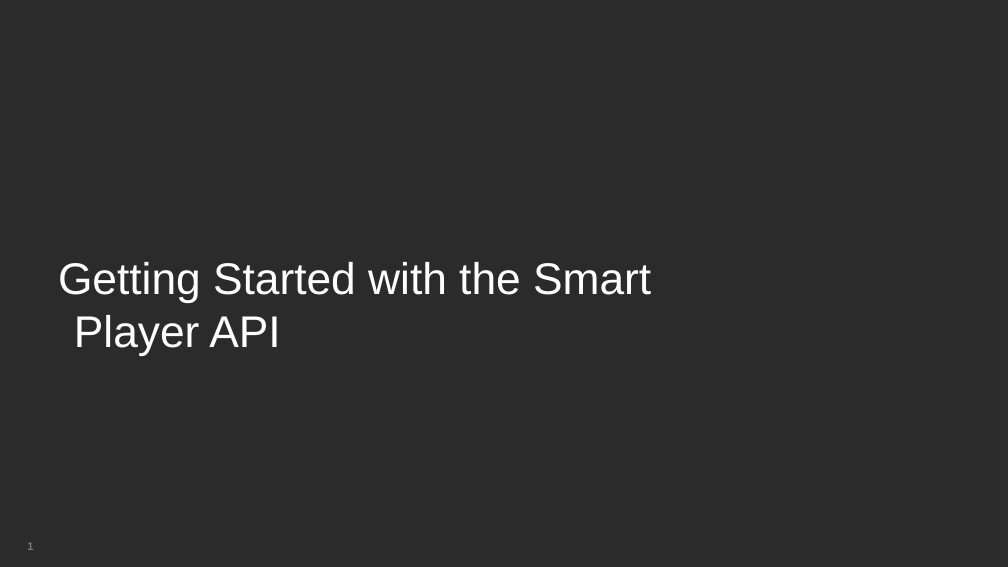
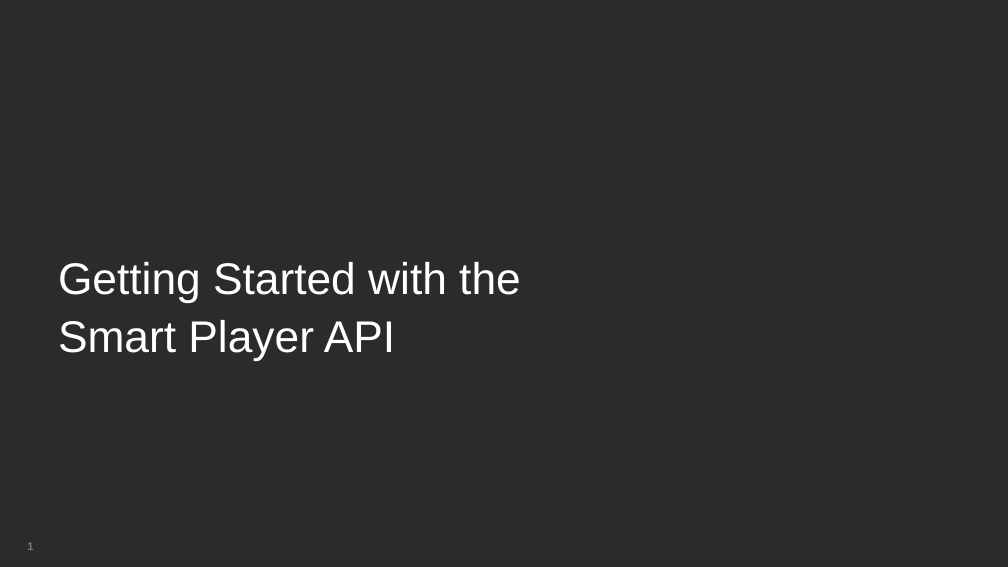
Before and after one commit to BrightcoveLearning/VideoCloudSmartPlayerAPI, a slide deck: slide 1 of VideoSessionsMaterials/v5-getting-started.pptx. Drawn at 1008x567 pixels with LibreOffice and Linux fonts; fonts in the diff are those of the drawing; background and template pictures are left out; a plain dark background stands for a picture behind light text. Boxes give left, top, right and bottom in pixels: in the first picture for what was removed or moved away, otherwise in the second. Text is boxed around its words. In the diff, an @@ line names an element or a change of style, - is before the commit and + after.

```diff
--- a/VideoSessionsMaterials/v5-getting-started.pptx
+++ b/VideoSessionsMaterials/v5-getting-started.pptx
@@ text at (x1=58, y1=262, x2=521, y2=360): text changed @@
-Getting Started with the Smart Player API
+Getting Started with the
+Smart Player API
```
Also in this commit, not shown: 1 other slide changed, 4 other files.
